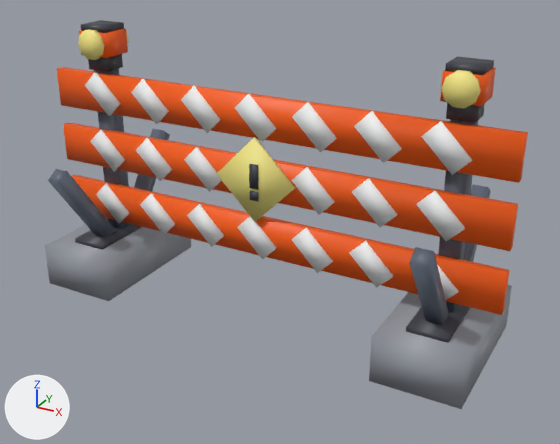
A saved change to the glTF model assets/generated/props/road_barrier.glb.
Before and after are seen from a 50 mm camera at (2.34, -4.07, 2.67) aimed at (0.13, -0.05, 0.66). Every picture has the same lights, and +X, +Y and +Z are marked at lower left. The first picture is the older version. Where no turn or scale is listed for an object, it has been applied to the vertices. Vertices at exactly the same position are counted once.

Script lines for the objects in view, before the commit:
```python
me_road_barrier = bpy.data.meshes.new('road_barrier')
me_road_barrier.from_pydata(...)  # 432 vertices, 676 faces; spans x -1.6..1.6, y -0.6..0.6, z -0.9..0.9
me_road_barrier.materials.append(mat_defaultmaterial)
ob_road_barrier = bpy.data.objects.new('road_barrier', me_road_barrier)
ob_road_barrier.location = (0.0, 0.0, 0.9)
```
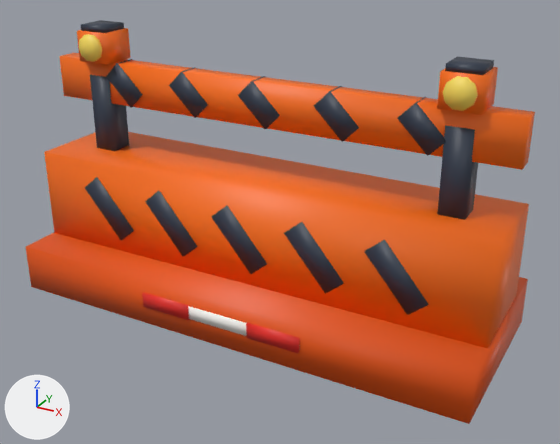
What differs and where, as boxes [x1, y1, x2, y2] in the pictures (560 x 444 px; the box of a moved part takes in the faces that stretch with it):
'road_barrier', reshaped: before [45, 20, 528, 409]; after [26, 20, 535, 424]
part 1 of me_road_barrier, added (orange): after [26, 232, 528, 424]
part 2 of me_road_barrier, added (orange): after [44, 132, 529, 348]
part 3 of me_road_barrier, added: after [90, 75, 129, 151]
part 4 of me_road_barrier, added: after [437, 126, 478, 220]
part 5 of me_road_barrier, added (orange): after [60, 53, 535, 170]
part 6 of me_road_barrier, moved or reshaped: before [85, 72, 121, 116]; after [106, 59, 142, 108]
part 7 of me_road_barrier, moved or reshaped: before [181, 86, 221, 133]; after [169, 67, 208, 118]
part 8 of me_road_barrier, moved or reshaped: before [235, 93, 277, 142]; after [238, 76, 280, 129]
part 9 of me_road_barrier, moved or reshaped: before [292, 102, 337, 152]; after [314, 86, 359, 142]
part 10 of me_road_barrier, moved or reshaped: before [421, 120, 472, 175]; after [398, 97, 446, 156]
part 11 of me_road_barrier, added (orange): after [77, 28, 130, 65]
part 12 of me_road_barrier, moved or reshaped: before [78, 29, 104, 60]; after [79, 34, 102, 62]
part 13 of me_road_barrier, added (orange): after [437, 67, 498, 115]
part 14 of me_road_barrier, moved or reshaped: before [442, 70, 481, 109]; after [443, 76, 478, 111]
part 15 of me_road_barrier, added: after [188, 306, 247, 336]
part 16 of me_road_barrier, added (red): after [142, 292, 189, 320]
part 17 of me_road_barrier, added (red): after [246, 323, 300, 353]
part 18 of me_road_barrier, deleted: before [45, 28, 528, 409]
part 19 of me_road_barrier, added: after [85, 177, 429, 315]

The change, as a diff of the scene's bpy script:
```diff
--- a/assets/generated/props/road_barrier.glb.py
+++ b/assets/generated/props/road_barrier.glb.py
@@ me_road_barrier @@
-me_road_barrier.from_pydata(...)  # 432 vertices, 676 faces; spans x -1.6..1.6, y -0.6..0.6, z -0.9..0.9
+me_road_barrier.from_pydata(...)  # 288 vertices, 460 faces; spans x -1.6..1.6, y -0.62..0.62, z -0.9..0.9
+# me_road_barrier part 1: a new loose piece, a box spanning x -1.6..1.6, y -0.6..0.6, z -0.9..-0.58, in mat_defaultmaterial
+# me_road_barrier part 2: a new loose piece, a box spanning x -1.59..1.59, y -0.33..0.33, z -0.6..0.04, in mat_defaultmaterial
+# me_road_barrier part 3: a new loose piece, a box spanning x -1.33..-1.17, y -0.08..0.08, z -0.06..0.56, in mat_defaultmaterial
+# me_road_barrier part 4: a new loose piece, a box spanning x 1.17..1.33, y -0.08..0.08, z -0.06..0.56, in mat_defaultmaterial
+# me_road_barrier part 5: a new loose piece, a box spanning x -1.6..1.6, y -0.07..0.07, z 0.38..0.66, in mat_defaultmaterial
+# me_road_barrier part 6: the loose piece of 8 vertices spanning x -1.34..-1.06, y -0.13..-0.11, z 0.31..0.59 is scaled about its middle by (1, 8.04, 1), then moved by (0.16, 0.12, 0.07)
+# me_road_barrier part 7: the loose piece of 8 vertices spanning x -0.54..-0.26, y -0.13..-0.11, z 0.31..0.59 is scaled about its middle by (1, 8.04, 1), then moved by (-0.12, 0.12, 0.07)
+# me_road_barrier part 8: the loose piece of 8 vertices spanning x -0.14..0.14, y -0.13..-0.11, z 0.31..0.59 is scaled about its middle by (1, 8.04, 1), then moved by (0.0, 0.12, 0.07)
+# me_road_barrier part 9: the loose piece of 8 vertices spanning x 0.26..0.54, y -0.13..-0.11, z 0.31..0.59 is scaled about its middle by (1, 8.04, 1), then moved by (0.12, 0.12, 0.07)
+# me_road_barrier part 10: the loose piece of 8 vertices spanning x 1.06..1.34, y -0.13..-0.11, z 0.31..0.59 is scaled about its middle by (1, 8.04, 1), then moved by (-0.16, 0.12, 0.07)
+# me_road_barrier part 11: a new loose piece, a box spanning x -1.37..-1.13, y -0.12..0.12, z 0.66..0.86, in mat_defaultmaterial
+# me_road_barrier part 12: the loose piece of 22 vertices spanning x -1.35..-1.15, y -0.14..-0.1, z 0.68..0.88 is moved by (0.0, -0.01, -0.02)
+# me_road_barrier part 13: a new loose piece, a box spanning x 1.13..1.37, y -0.12..0.12, z 0.66..0.86, in mat_defaultmaterial
+# me_road_barrier part 14: the loose piece of 22 vertices spanning x 1.15..1.35, y -0.14..-0.1, z 0.68..0.88 is moved by (0.0, -0.01, -0.02)
+# me_road_barrier part 15: a new loose piece, a box spanning x -0.57..0.57, y -0.61..-0.55, z -0.765..-0.675, in mat_defaultmaterial
+# me_road_barrier part 16: a new loose piece, a box spanning x -0.57..-0.217, y -0.62..-0.54, z -0.77..-0.67, in mat_defaultmaterial
+# me_road_barrier part 17: a new loose piece, a box spanning x 0.217..0.57, y -0.62..-0.54, z -0.77..-0.67, in mat_defaultmaterial
+# me_road_barrier part 18: 36 loose pieces with 288 vertices, spanning x -1.6..1.6, y -0.6..0.6, z -0.9..0.86, are deleted
+# me_road_barrier part 19: 40 vertices added at x -1.24..1.24, y -0.34..0.34, z -0.5..-0.06
+# other edits to the shape of me_road_barrier do not show in these pictures
 me_road_barrier.materials.append(mat_defaultmaterial)
```
